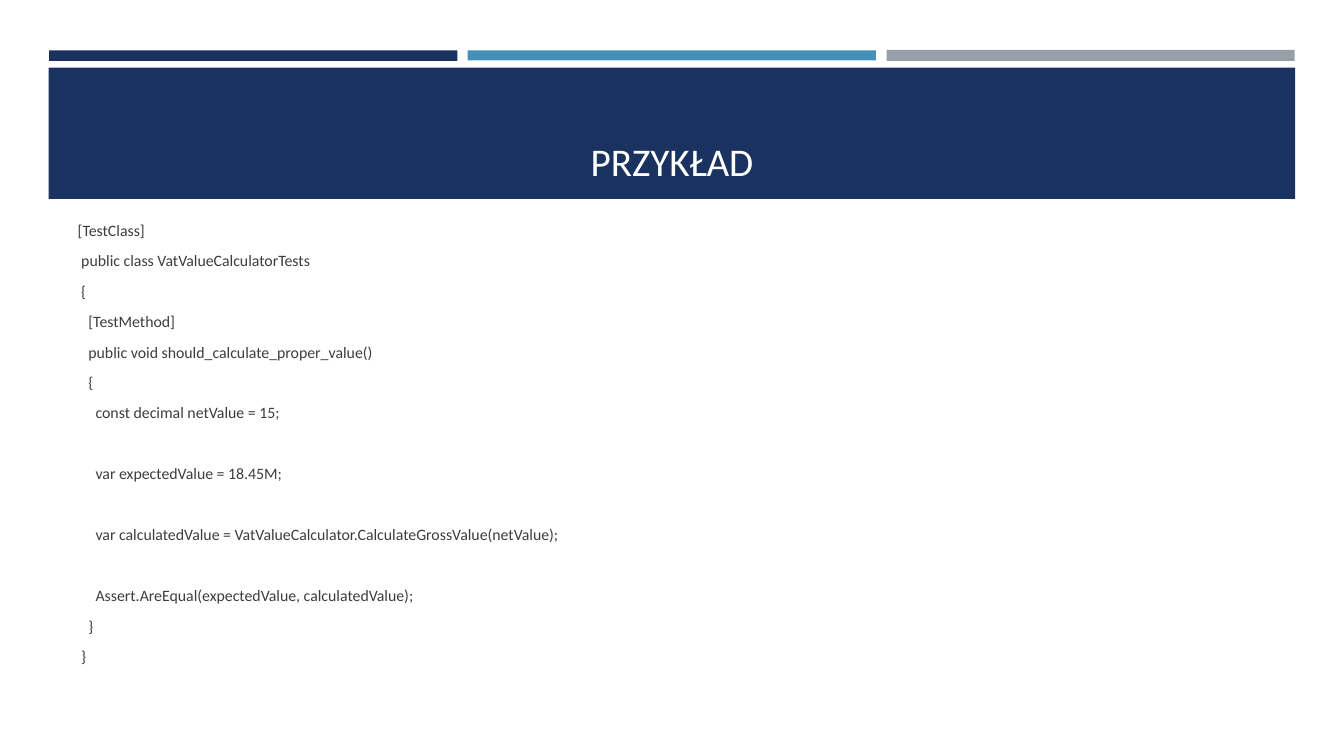
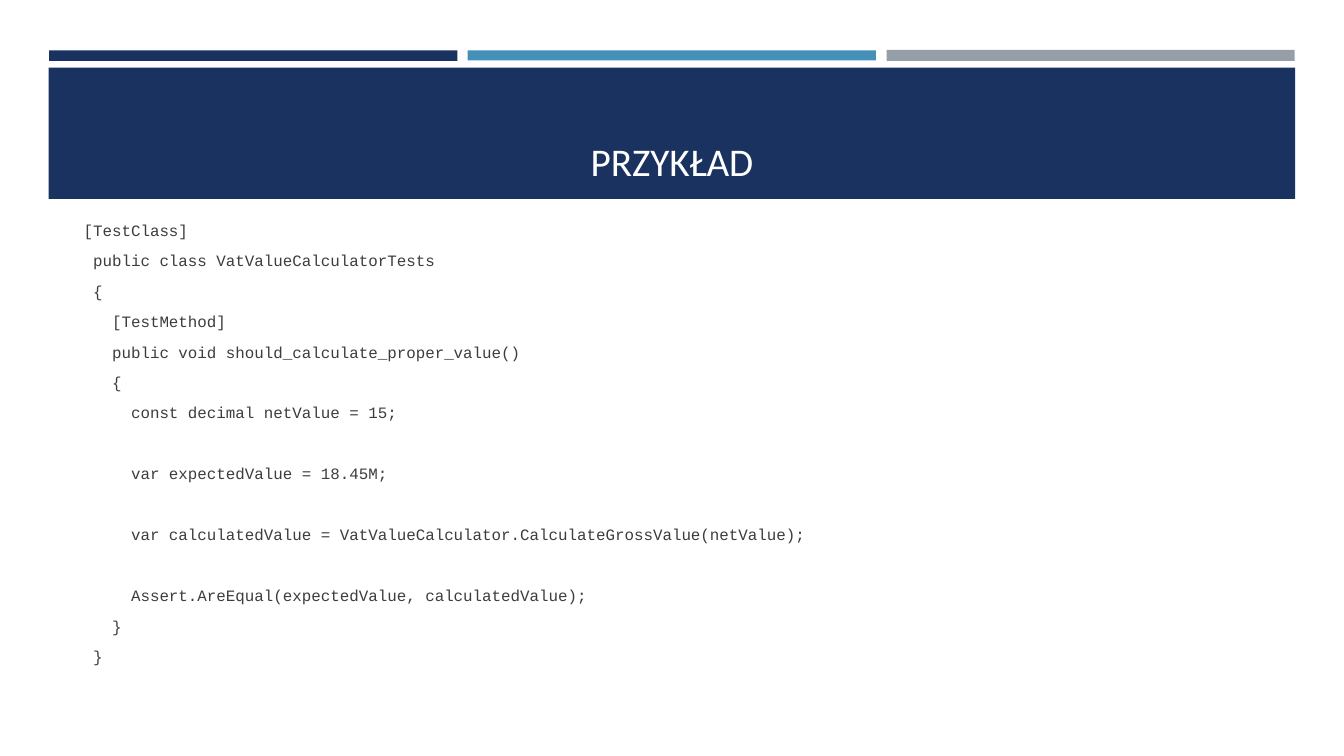
Before and after one commit to saamed/unit-test-workshops, a slide deck: slide 16 of docs/Testy jednostkowe.pptx. Drawn at 1344x756 pixels with LibreOffice and Linux fonts; fonts in the diff are those of the drawing. Boxes give left, top, right and bottom in pixels: in the first picture for what was removed or moved away, otherwise in the second. Text is boxed around its words. In the diff, an @@ line names an element or a change of style, - is before the commit and + after.

```diff
--- a/docs/Testy jednostkowe.pptx
+++ b/docs/Testy jednostkowe.pptx
@@ text "[TestClass]" at [93,255,805,605]: font Calibri to Courier New @@
```
Also in this commit, not shown: 7 other slides changed, 1 slide added, 24 other files.
